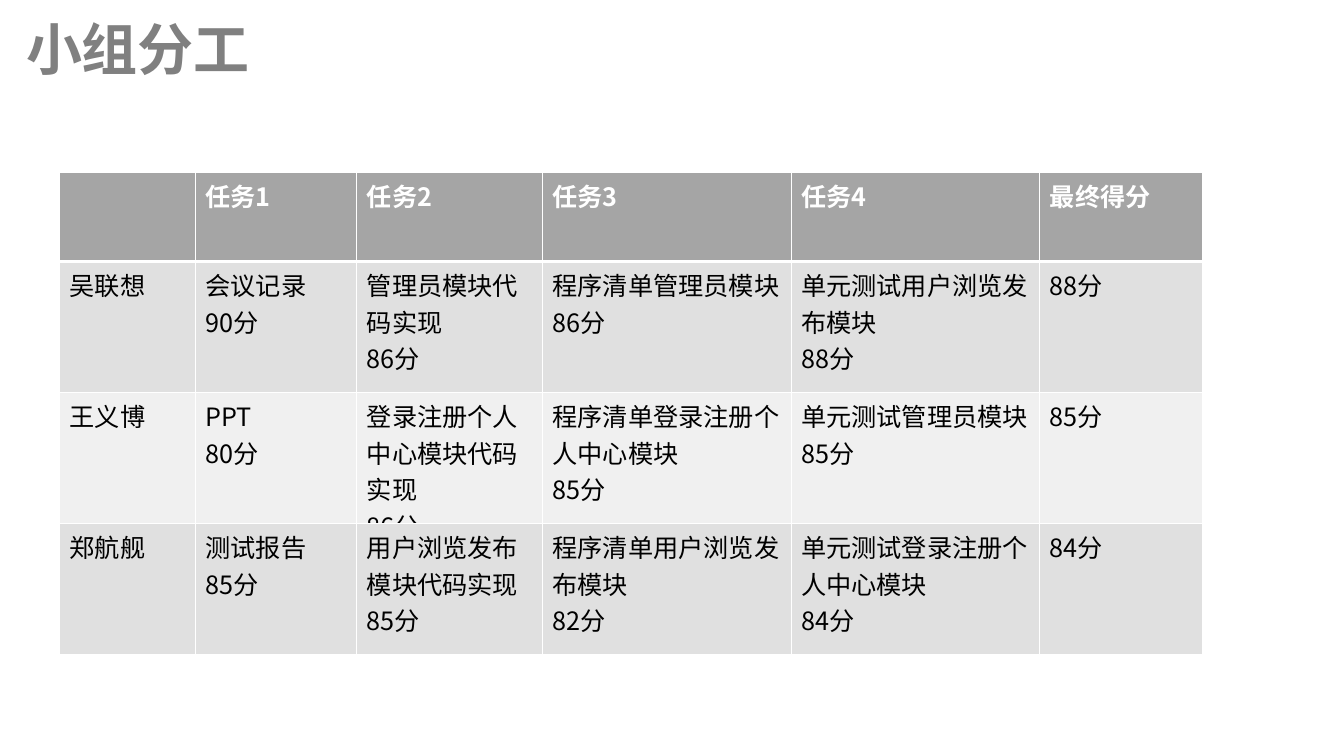
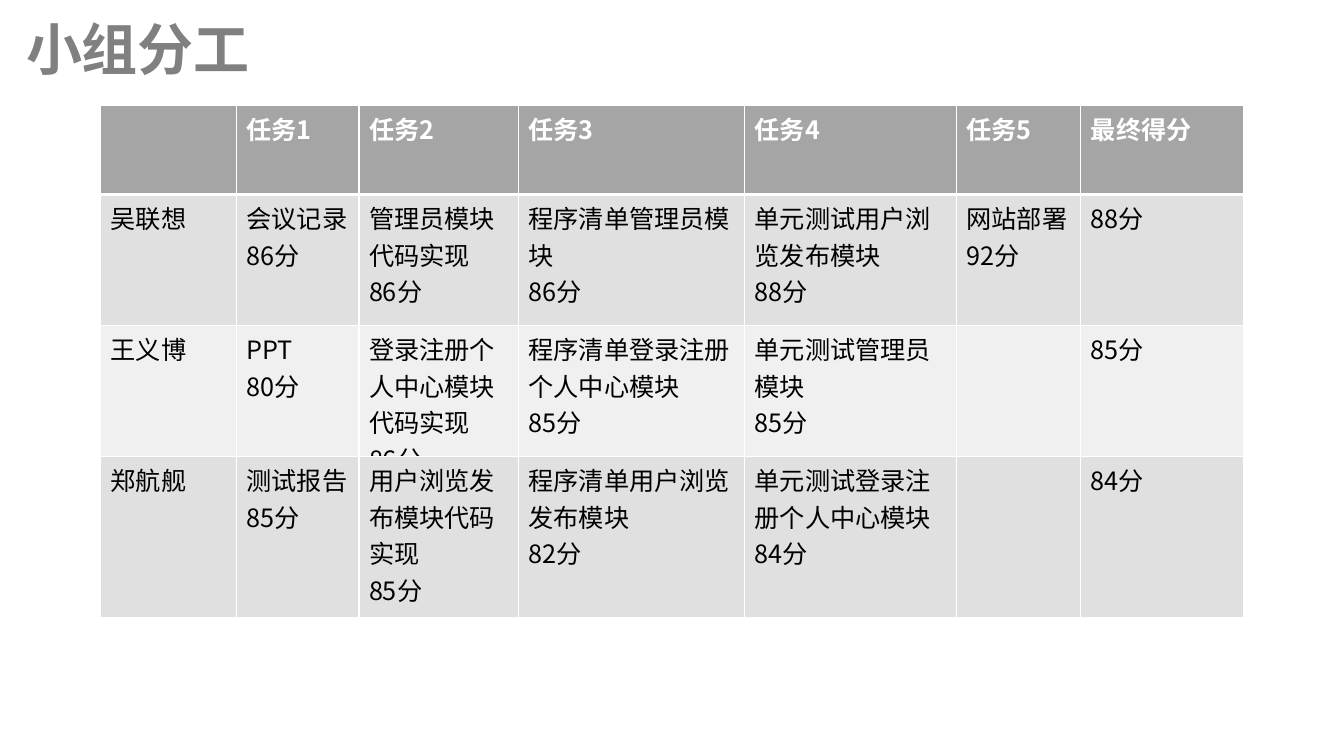
Before and after one commit to lenovo-wu/G11ZUCC, a slide deck: slide 38 of 代码实现.pptx (slide 40 before the commit). Drawn at 1344x756 pixels with LibreOffice and Linux fonts; fonts in the diff are those of the drawing. Boxes give left, top, right and bottom in pixels: in the first picture for what was removed or moved away, otherwise in the second. Text is boxed around its words. In the diff, an @@ line names an element or a change of style, - is before the commit and + after.

```diff
--- a/代码实现.pptx
+++ b/代码实现.pptx
@@ table at box(101, 106, 1243, 618) @@
-column 2, row 2: 会议记录 / 90分
+column 2, row 2: 会议记录 / 86分
+column 6: 任务5 | 网站部署 / 92分 |  | 
@@ table: place and size @@
-table at box(59, 172, 1203, 654)
+table at box(101, 106, 1243, 618)
```
Also in this commit, not shown: 2 other slides changed, 5 slides added, 7 slides removed.
